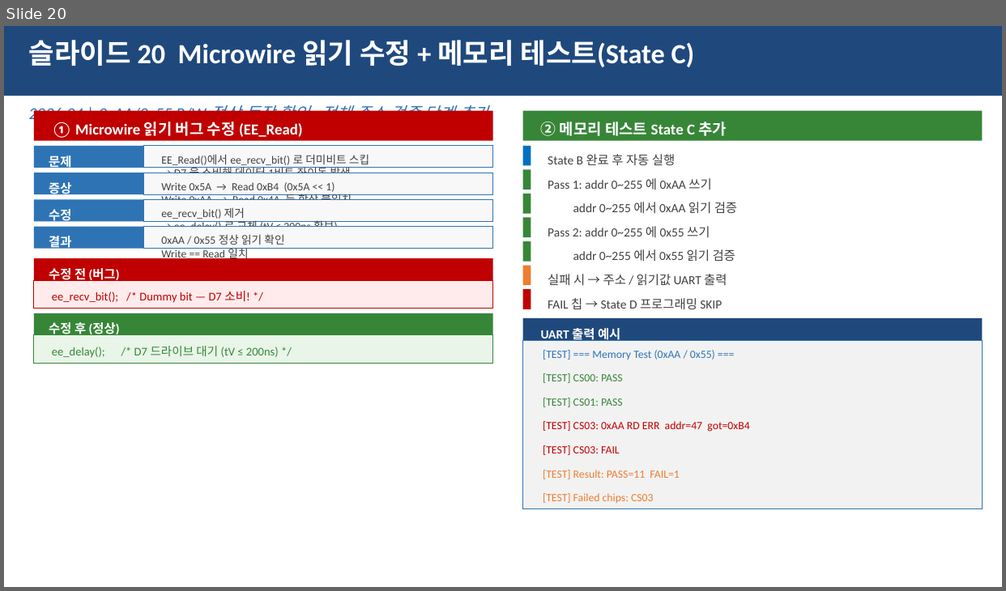
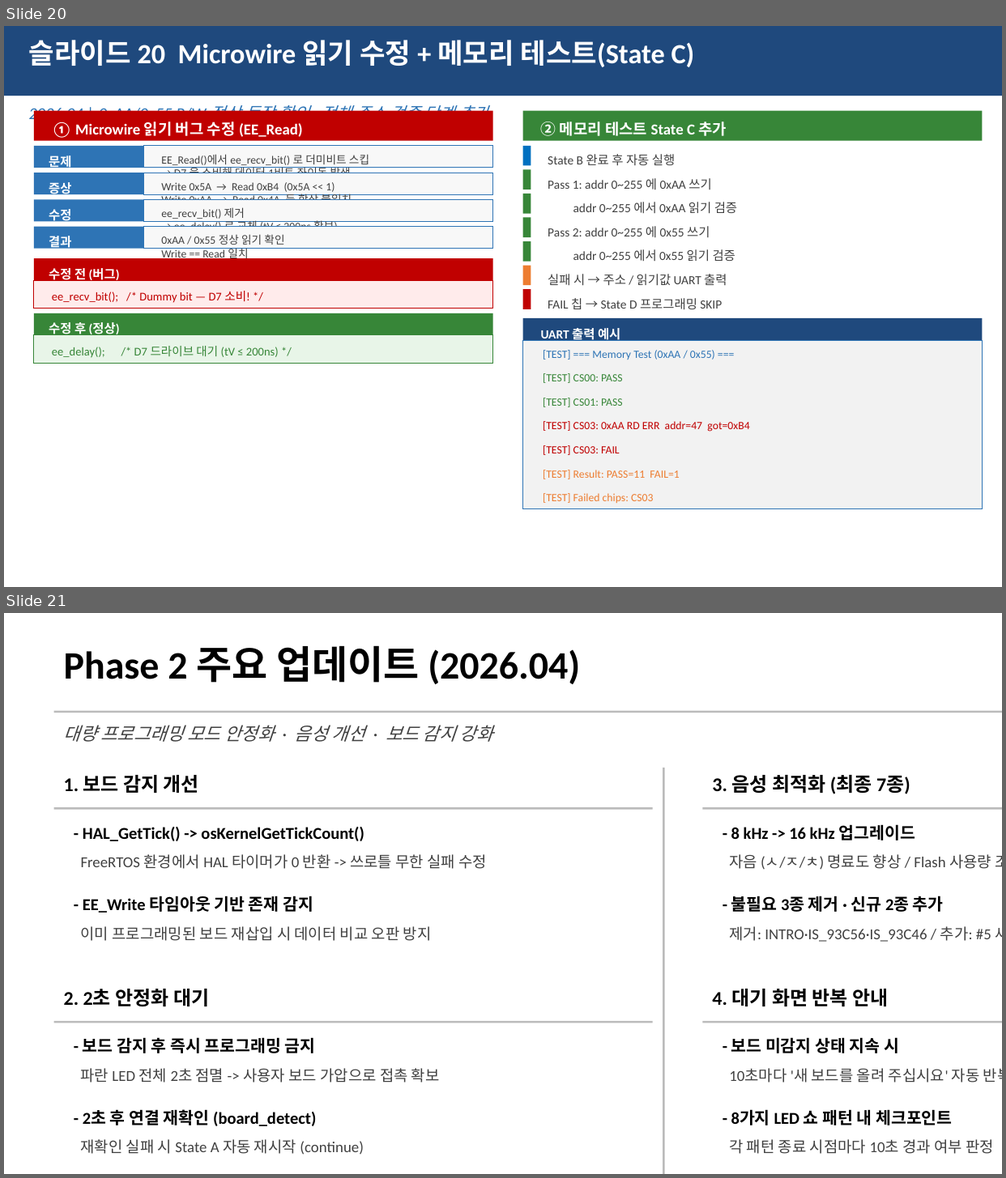
Before and after one commit to dselaser/93c56, a slide deck: 93c56_overview.pptx. Shown one above the other, each under a label of ours: slide 20 before the commit, slides 20 and 21 after it. The pictures are 1006x591 and 1006x1178 pixels, drawn with LibreOffice and Linux fonts; fonts in the diff are those of the drawing. Boxes give left, top, right and bottom in pixels: in the first picture for what was removed or moved away, otherwise in the second. Text is boxed around its words. In the diff, an @@ line names an element or a change of style, - is before the commit and + after.

```diff
--- a/93c56_overview.pptx
+++ b/93c56_overview.pptx
@@ slide 21 added at [4,613,1002,1174], background #FFFFFF @@
@@ text added at [64,645,580,684], 28 pt, text #000000, bold @@
+Phase 2 주요 업데이트 (2026.04)
@@ rectangle added at [54,711,1002,713], fill #BBBBBB @@
@@ text added at [64,725,493,742], 13 pt, text #404040, italic @@
+대량 프로그래밍 모드 안정화 · 음성 개선 · 보드 감지 강화
@@ text added at [64,775,199,793], 14 pt, text #000000, bold @@
+1. 보드 감지 개선
@@ rectangle added at [663,768,665,1174], fill #BBBBBB @@
@@ text added at [712,775,910,794], 14 pt, text #000000, bold @@
+3. 음성 최적화 (최종 7종)
@@ rectangle added at [54,807,653,810], fill #BBBBBB @@
@@ text added at [83,827,364,841], 12 pt, text #000000, bold @@
+- HAL_GetTick() -> osKernelGetTickCount()
@@ rectangle added at [702,807,1002,810], fill #BBBBBB @@
@@ text added at [731,824,915,841], 12 pt, text #000000, bold @@
+- 8 kHz -> 16 kHz 업그레이드
@@ text added at [81,854,487,869], 11 pt, text #404040 @@
+FreeRTOS 환경에서 HAL 타이머가 0 반환 -> 쓰로틀 무한 실패 수정
@@ text added at [729,854,1002,870], 11 pt, text #404040 @@
+자음 (ㅅ/ㅈ/ㅊ) 명료도 향상 / Flash 사용량 조정
@@ text added at [83,896,313,913], 12 pt, text #000000, bold @@
+- EE_Write 타임아웃 기반 존재 감지
@@ text added at [731,896,944,912], 12 pt, text #000000, bold @@
+- 불필요 3종 제거 · 신규 2종 추가
@@ text added at [80,926,432,941], 11 pt, text #404040 @@
+이미 프로그래밍된 보드 재삽입 시 데이터 비교 오판 방지
@@ text added at [729,926,1002,942], 11 pt, text #404040 @@
+제거: INTRO·IS_93C56·IS_93C46 / 추가: #5 새 보드 · #6 프로그램 시작
@@ text added at [64,989,209,1007], 14 pt, text #000000, bold @@
+2. 2초 안정화 대기
@@ text added at [712,989,888,1007], 14 pt, text #000000, bold @@
+4. 대기 화면 반복 안내
@@ rectangle added at [54,1021,653,1023], fill #BBBBBB @@
@@ rectangle added at [702,1021,1002,1023], fill #BBBBBB @@
@@ text added at [83,1037,316,1054], 12 pt, text #000000, bold @@
+- 보드 감지 후 즉시 프로그래밍 금지
@@ text added at [731,1037,899,1054], 12 pt, text #000000, bold @@
+- 보드 미감지 상태 지속 시
@@ text added at [80,1068,440,1083], 11 pt, text #404040 @@
+파란 LED 전체 2초 점멸 -> 사용자 보드 가압으로 접촉 확보
@@ text added at [729,1068,1002,1083], 11 pt, text #404040 @@
+10초마다 '새 보드를 올려 주십시요' 자동 반복 출력
@@ text added at [83,1110,316,1127], 12 pt, text #000000, bold @@
+- 2초 후 연결 재확인 (board_detect)
@@ text added at [731,1110,952,1126], 12 pt, text #000000, bold @@
+- 8가지 LED 쇼 패턴 내 체크포인트
@@ text added at [80,1139,364,1155], 11 pt, text #404040 @@
+재확인 실패 시 State A 자동 재시작 (continue)
@@ text added at [729,1139,994,1154], 11 pt, text #404040 @@
+각 패턴 종료 시점마다 10초 경과 여부 판정
```
Also in this commit, not shown: 2 slides changed, 7 other files.
